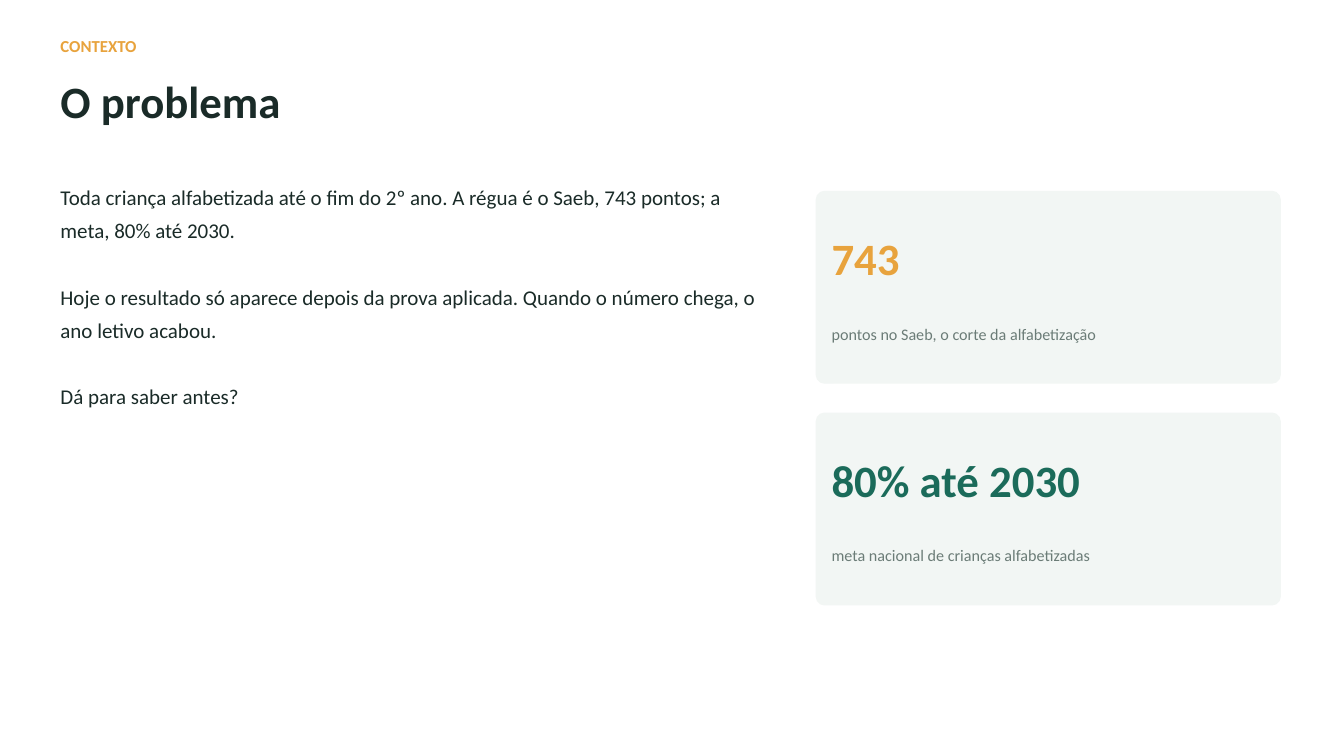
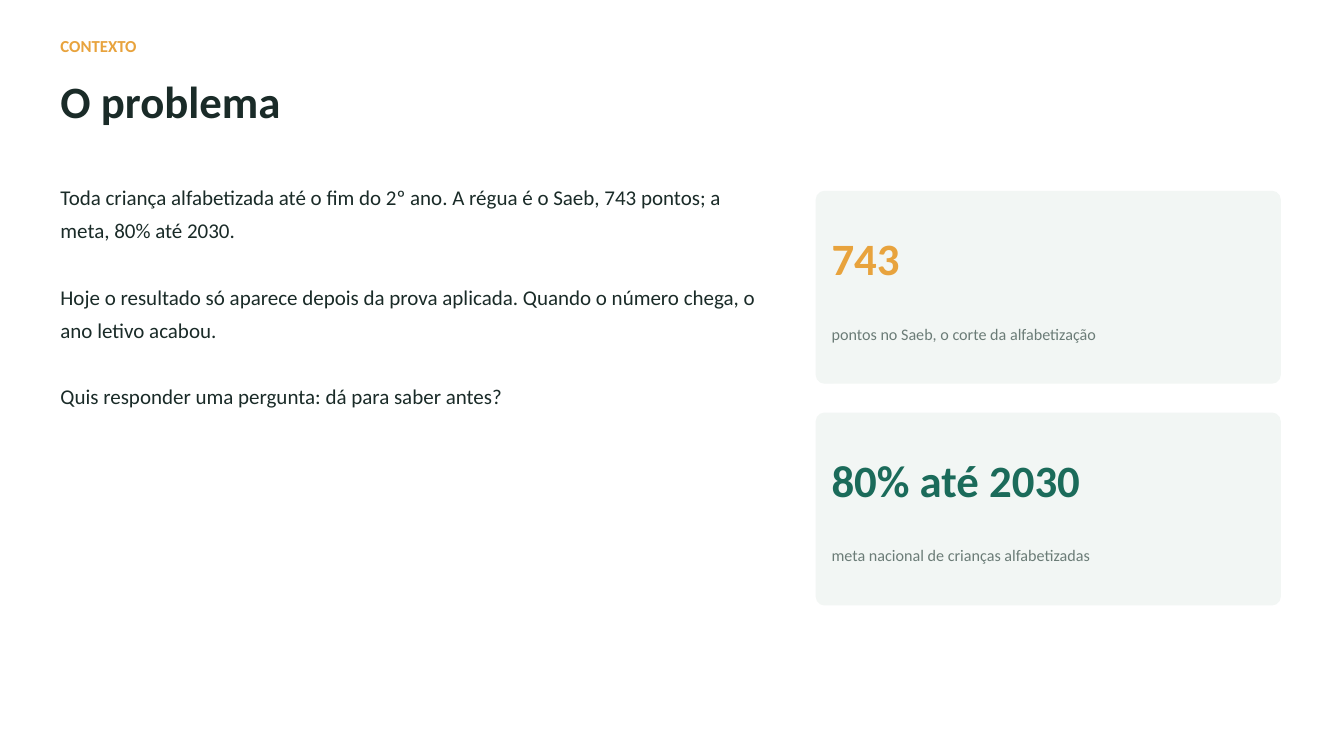
Before and after one commit to tcarvalhodiniz/tech-challenge-fase3, a slide deck: slide 2 of docs/apresentacao.pptx. Drawn at 1344x756 pixels with LibreOffice and Linux fonts; fonts in the diff are those of the drawing. Boxes give left, top, right and bottom in pixels: in the first picture for what was removed or moved away, otherwise in the second. Text is boxed around its words. In the diff, an @@ line names an element or a change of style, - is before the commit and + after.

```diff
--- a/docs/apresentacao.pptx
+++ b/docs/apresentacao.pptx
@@ text at (x1=60, y1=389, x2=502, y2=408): text changed @@
-Dá para saber antes?
+Quis responder uma pergunta: dá para saber antes?
```
Also in this commit, not shown: 7 other slides changed.
